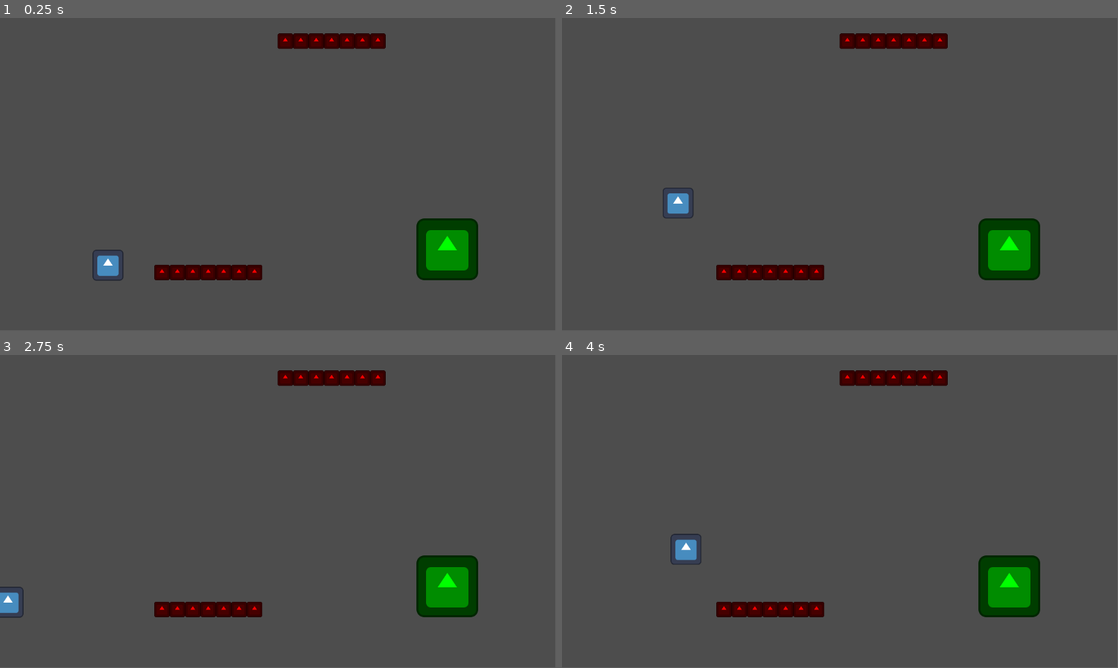
Above: before the commit, frames 1-4 (two rows, left to right).
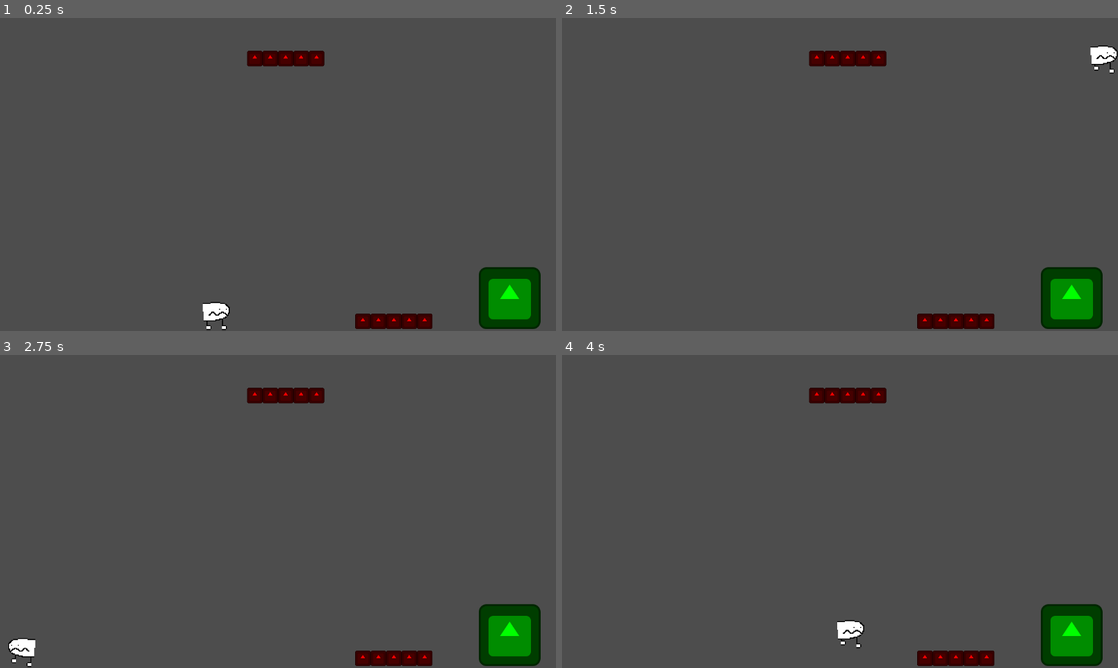
Above: after the commit, the same moments.

Repository: k-onej/funny-walmart-game
Game: Godot game, scene res://world.tscn
Same seed, same stepped clock (60 frames per second), same inputs: the game is played once before the commit and once after it. The engine's default icon, where the game draws it, is replaced by a stand-in: a white triangle on a blue panel in a dark square.
Inputs:
- Up to frame 1 (0.25 s): no input
- Up to frame 2 (1.5 s): tap Enter at 0.5 s; hold D (move_right) from 0.53 s (still down); tap Space (switch_gravity) at 0.6, 1.35 s
- Up to frame 3 (2.75 s): release D (move_right) at 2.03 s; hold A (move_left) from 2.03 s (still down); tap Space (switch_gravity) at 2.1 s
- Up to frame 4 (4 s): release A (move_left) at 2.78 s; hold D (move_right) from 2.78 s (still down); tap Space (switch_gravity) at 2.85, 3.6 s
In our replay, the window is 799x449 before the commit and 800x450 after it. These sizes can differ from the game's own. Grey fills any space a smaller window leaves; there, only what the larger window draws over its background counts as a difference.

The runs differ from the first frame. In frame 1, 8.2% of the frame differs, in the area x 16-98%, y 4-100%; in frame 2, 8.2%; in frame 3, 8.2%; in frame 4, 8.2%.

Commit message:
added player sprite, made all the things smaller

Diff:
--- a/kill_zone.tscn
+++ b/kill_zone.tscn
@@ -4,14 +4,14 @@
 [ext_resource type="Texture2D" uid="uid://bbcylavjhvw3" path="res://icon.svg" id="1_gn7n2"]
 
 [sub_resource type="RectangleShape2D" id="RectangleShape2D_bgij0"]
-size = Vector2(32, 32)
+size = Vector2(16, 16)
 
 [node name="KillZone" type="Area2D"]
 script = ExtResource("1_8mf2e")
 
 [node name="Sprite2D" type="Sprite2D" parent="."]
 modulate = Color(0.988235, 0, 0, 1)
-scale = Vector2(0.25, 0.25)
+scale = Vector2(0.125, 0.125)
 texture = ExtResource("1_gn7n2")
 
 [node name="CollisionShape2D" type="CollisionShape2D" parent="."]
--- a/player.gd
+++ b/player.gd
@@ -1,27 +1,30 @@
 extends CharacterBody2D
 
 
-@export var max_speed := 1000
-@export var accel := 300
-@export var decel := 0.4
-@export var gravity := 70000
-@export var max_fall_speed := 120000
+@export var max_speed := 500
+@export var accel := 150
+@export var decel := 0.2
+@export var gravity := 35000
+@export var max_fall_speed := 60000
 
 @onready var spawn_position = position
 
-@onready var sprite = $Sprite2D
+@onready var sprite = $Sprite
 
 func _physics_process(delta):
-	print(velocity.x)
+
+	if up_direction == Vector2.UP:
+		sprite.flip_v = false
+	elif up_direction == Vector2.DOWN:
+		sprite.flip_v = true
+
 	# Add the gravity, gravity direction changes based on up direction
 	# BUG: player slides slowly and is_on_floor() returns true when switching gravity while moving against wall
 	if not is_on_floor():
 		if up_direction == Vector2.UP:
 			velocity.y = min(velocity.y + gravity * delta, max_fall_speed * delta)
-			sprite.flip_v = false
 		if up_direction == Vector2.DOWN:
 			velocity.y = max(velocity.y - gravity * delta, -max_fall_speed * delta)
-			sprite.flip_v = true
 
 	# Handle switching gravity.
 	if Input.is_action_just_pressed("switch_gravity") and is_on_floor():
@@ -36,11 +39,14 @@
 	if direction > 0:
 		velocity.x = min(velocity.x + accel * direction, max_speed)
 		sprite.flip_h = false
+		sprite.play("run")
 	elif direction < 0:
 		velocity.x = max(velocity.x + accel * direction, -max_speed)
 		sprite.flip_h = true
+		sprite.play("run") # rahhh redundant code but im too lazy to make it not that way -w-
 	else:
 		velocity.x = lerp(velocity.x, 0.0, decel)
+		sprite.play("idle")
 
 	move_and_slide()
 
--- a/player.tscn
+++ b/player.tscn
@@ -1,10 +1,51 @@
-[gd_scene load_steps=4 format=3 uid="uid://d2jllfuprfbjr"]
+[gd_scene load_steps=9 format=3 uid="uid://d2jllfuprfbjr"]
 
 [ext_resource type="Script" path="res://player.gd" id="1_32df5"]
-[ext_resource type="Texture2D" uid="uid://bbcylavjhvw3" path="res://icon.svg" id="1_iq6t8"]
+[ext_resource type="Texture2D" uid="uid://bxst14goqqewx" path="res://assets/player/player_spritesheet.png" id="2_k21vf"]
 
 [sub_resource type="RectangleShape2D" id="RectangleShape2D_r4a7b"]
-size = Vector2(64, 64)
+size = Vector2(28, 30)
+
+[sub_resource type="AtlasTexture" id="AtlasTexture_it44t"]
+atlas = ExtResource("2_k21vf")
+region = Rect2(0, 0, 32, 32)
+
+[sub_resource type="AtlasTexture" id="AtlasTexture_cqa4h"]
+atlas = ExtResource("2_k21vf")
+region = Rect2(32, 0, 32, 32)
+
+[sub_resource type="AtlasTexture" id="AtlasTexture_0dapa"]
+atlas = ExtResource("2_k21vf")
+region = Rect2(0, 32, 32, 32)
+
+[sub_resource type="AtlasTexture" id="AtlasTexture_f4dyn"]
+atlas = ExtResource("2_k21vf")
+region = Rect2(32, 32, 32, 32)
+
+[sub_resource type="SpriteFrames" id="SpriteFrames_lnxr8"]
+animations = [{
+"frames": [{
+"duration": 1.0,
+"texture": SubResource("AtlasTexture_it44t")
+}, {
+"duration": 1.0,
+"texture": SubResource("AtlasTexture_cqa4h")
+}],
+"loop": true,
+"name": &"idle",
+"speed": 6.0
+}, {
+"frames": [{
+"duration": 1.0,
+"texture": SubResource("AtlasTexture_0dapa")
+}, {
+"duration": 1.0,
+"texture": SubResource("AtlasTexture_f4dyn")
+}],
+"loop": true,
+"name": &"run",
+"speed": 12.0
+}]
 
 [node name="Player" type="CharacterBody2D"]
 script = ExtResource("1_32df5")
@@ -13,6 +54,6 @@
 [node name="CollisionShape2D" type="CollisionShape2D" parent="."]
 shape = SubResource("RectangleShape2D_r4a7b")
 
-[node name="Sprite2D" type="Sprite2D" parent="."]
-scale = Vector2(0.5, 0.5)
-texture = ExtResource("1_iq6t8")
+[node name="Sprite" type="AnimatedSprite2D" parent="."]
+sprite_frames = SubResource("SpriteFrames_lnxr8")
+animation = &"idle"
--- a/project.godot
+++ b/project.godot
@@ -14,6 +14,10 @@
 run/main_scene="res://world.tscn"
 config/features=PackedStringArray("4.2", "GL Compatibility")
 config/icon="res://icon.svg"
+
+[display]
+
+window/stretch/mode="viewport"
 
 [input]
 
@@ -39,5 +43,6 @@
 
 [rendering]
 
+textures/canvas_textures/default_texture_filter=0
 renderer/rendering_method="gl_compatibility"
 renderer/rendering_method.mobile="gl_compatibility"
--- a/world.tscn
+++ b/world.tscn
@@ -15,7 +15,6 @@
 scenes/1/scene = ExtResource("2_ky0eo")
 
 [sub_resource type="TileSet" id="TileSet_eyk8p"]
-tile_size = Vector2i(32, 32)
 sources/0 = SubResource("TileSetScenesCollectionSource_b8bkv")
 
 [node name="World" type="Node2D"]
@@ -36,42 +35,32 @@
 position = Vector2(-68, -600)
 
 [node name="CollisionShape2D" type="CollisionShape2D" parent="StaticBody2D3"]
-position = Vector2(710, 280)
+position = Vector2(716, 472)
 shape = SubResource("RectangleShape2D_w1sjs")
 
 [node name="StaticBody2D4" type="StaticBody2D" parent="."]
 position = Vector2(-68, -600)
 
 [node name="CollisionShape2D" type="CollisionShape2D" parent="StaticBody2D4"]
-position = Vector2(-628, 936)
+position = Vector2(-604, 936)
 shape = SubResource("RectangleShape2D_w1sjs")
 
 [node name="StaticBody2D5" type="StaticBody2D" parent="."]
 position = Vector2(-68, -600)
 
 [node name="CollisionShape2D" type="CollisionShape2D" parent="StaticBody2D5"]
-position = Vector2(1916, 928)
+position = Vector2(1324, 984)
 shape = SubResource("RectangleShape2D_w1sjs")
 
 [node name="SpawnPoint" parent="." instance=ExtResource("3_48hc7")]
-position = Vector2(928, 480)
+position = Vector2(528, 512)
+scale = Vector2(0.5, 0.5)
 
 [node name="TileMap" type="TileMap" parent="."]
 tile_set = SubResource("TileSet_eyk8p")
 format = 2
-layer_0/tile_data = PackedInt32Array(1048586, 0, 65536, 1048587, 0, 65536, 1048588, 0, 65536, 1048589, 0, 65536, 1048590, 0, 65536, 1048591, 0, 65536, 1048592, 0, 65536, 65554, 0, 65536, 65555, 0, 65536, 65556, 0, 65536, 65557, 0, 65536, 65558, 0, 65536, 65559, 0, 65536, 65560, 0, 65536)
+layer_0/tile_data = PackedInt32Array(1048592, 0, 65536, 1048593, 0, 65536, 1048594, 0, 65536, 1048595, 0, 65536, 1048596, 0, 65536, 2162711, 0, 65536, 2162712, 0, 65536, 2162713, 0, 65536, 2162714, 0, 65536, 2162715, 0, 65536)
 
-[connection signal="body_entered" from="TileMap/@Area2D@57616" to="TileMap/@Area2D@57616" method="_on_body_entered"]
-[connection signal="body_entered" from="TileMap/@Area2D@57617" to="TileMap/@Area2D@57617" method="_on_body_entered"]
-[connection signal="body_entered" from="TileMap/@Area2D@57618" to="TileMap/@Area2D@57618" method="_on_body_entered"]
-[connection signal="body_entered" from="TileMap/@Area2D@57619" to="TileMap/@Area2D@57619" method="_on_body_entered"]
-[connection signal="body_entered" from="TileMap/@Area2D@57620" to="TileMap/@Area2D@57620" method="_on_body_entered"]
-[connection signal="body_entered" from="TileMap/@Area2D@57621" to="TileMap/@Area2D@57621" method="_on_body_entered"]
-[connection signal="body_entered" from="TileMap/@Area2D@57622" to="TileMap/@Area2D@57622" method="_on_body_entered"]
-[connection signal="body_entered" from="TileMap/@Area2D@57623" to="TileMap/@Area2D@57623" method="_on_body_entered"]
-[connection signal="body_entered" from="TileMap/@Area2D@57624" to="TileMap/@Area2D@57624" method="_on_body_entered"]
-[connection signal="body_entered" from="TileMap/@Area2D@57625" to="TileMap/@Area2D@57625" method="_on_body_entered"]
-[connection signal="body_entered" from="TileMap/@Area2D@57626" to="TileMap/@Area2D@57626" method="_on_body_entered"]
-[connection signal="body_entered" from="TileMap/@Area2D@57627" to="TileMap/@Area2D@57627" method="_on_body_entered"]
-[connection signal="body_entered" from="TileMap/@Area2D@57628" to="TileMap/@Area2D@57628" method="_on_body_entered"]
-[connection signal="body_entered" from="TileMap/@Area2D@57629" to="TileMap/@Area2D@57629" method="_on_body_entered"]
+[node name="Camera2D" type="Camera2D" parent="."]
+position = Vector2(288, 384)
+zoom = Vector2(2, 2)
Binary file added: assets/player/player_spritesheet.png
Not shown, added: assets/player/player_spritesheet.png.import
